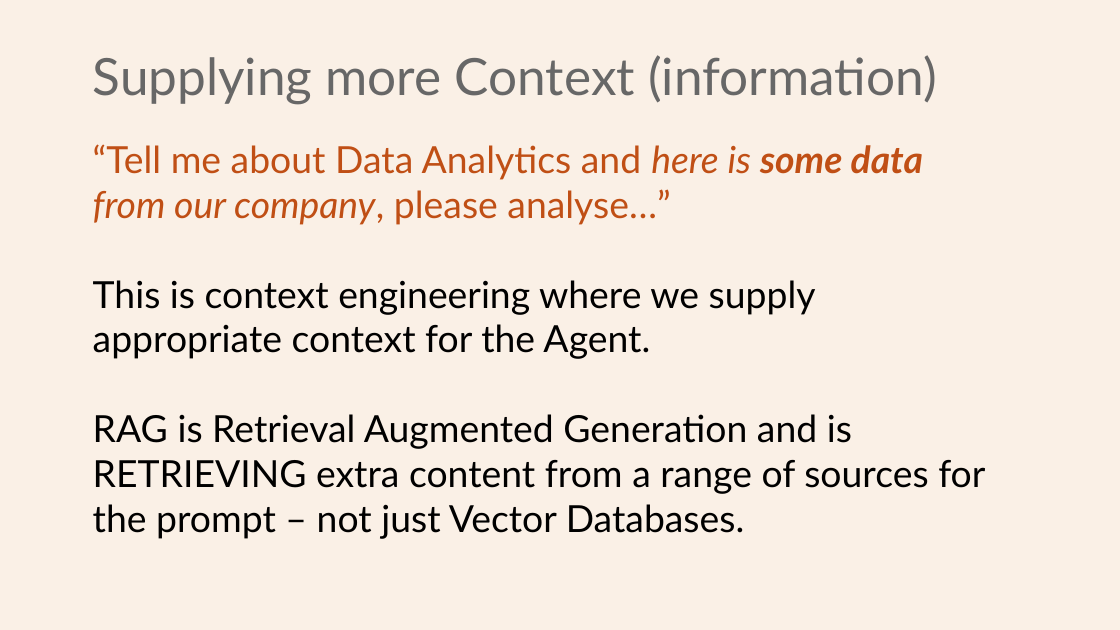
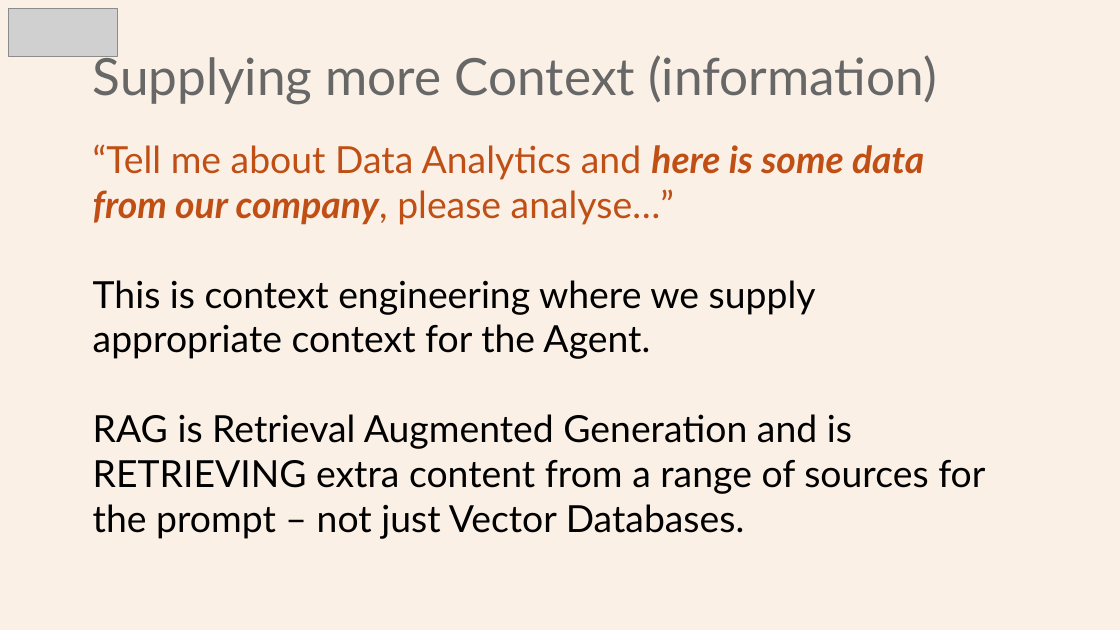
Before and after one commit to Python-Test-Engineer/earl2025, a slide deck: slide 14 of AI_Agents_in_the_Data_Pipeline.pptx (slide 15 before the commit). Drawn at 1120x630 pixels with LibreOffice and Linux fonts; fonts in the diff are those of the drawing; grey boxes stand for pictures. Boxes give left, top, right and bottom in pixels: in the first picture for what was removed or moved away, otherwise in the second. Text is boxed around its words. In the diff, an @@ line names an element or a change of style, - is before the commit and + after.

```diff
--- a/AI_Agents_in_the_Data_Pipeline.pptx
+++ b/AI_Agents_in_the_Data_Pipeline.pptx
@@ picture added at [8,8,117,56] @@
@@ text at [93,144,924,225]: bold on in "here is from our company," @@
```
Also in this commit, not shown: 8 other slides changed, 1 slide added, 3 slides removed, 2 other files.
